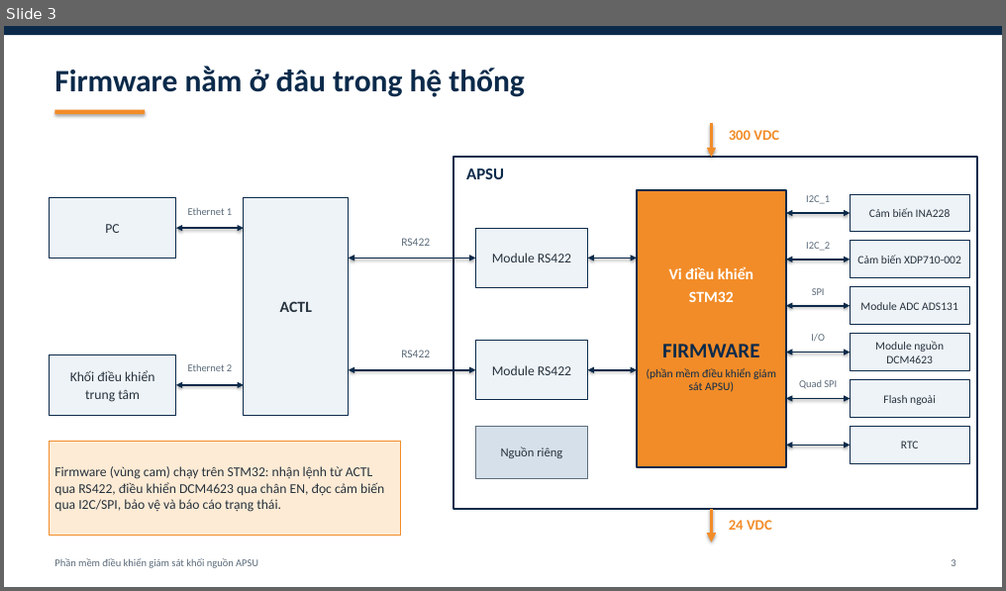
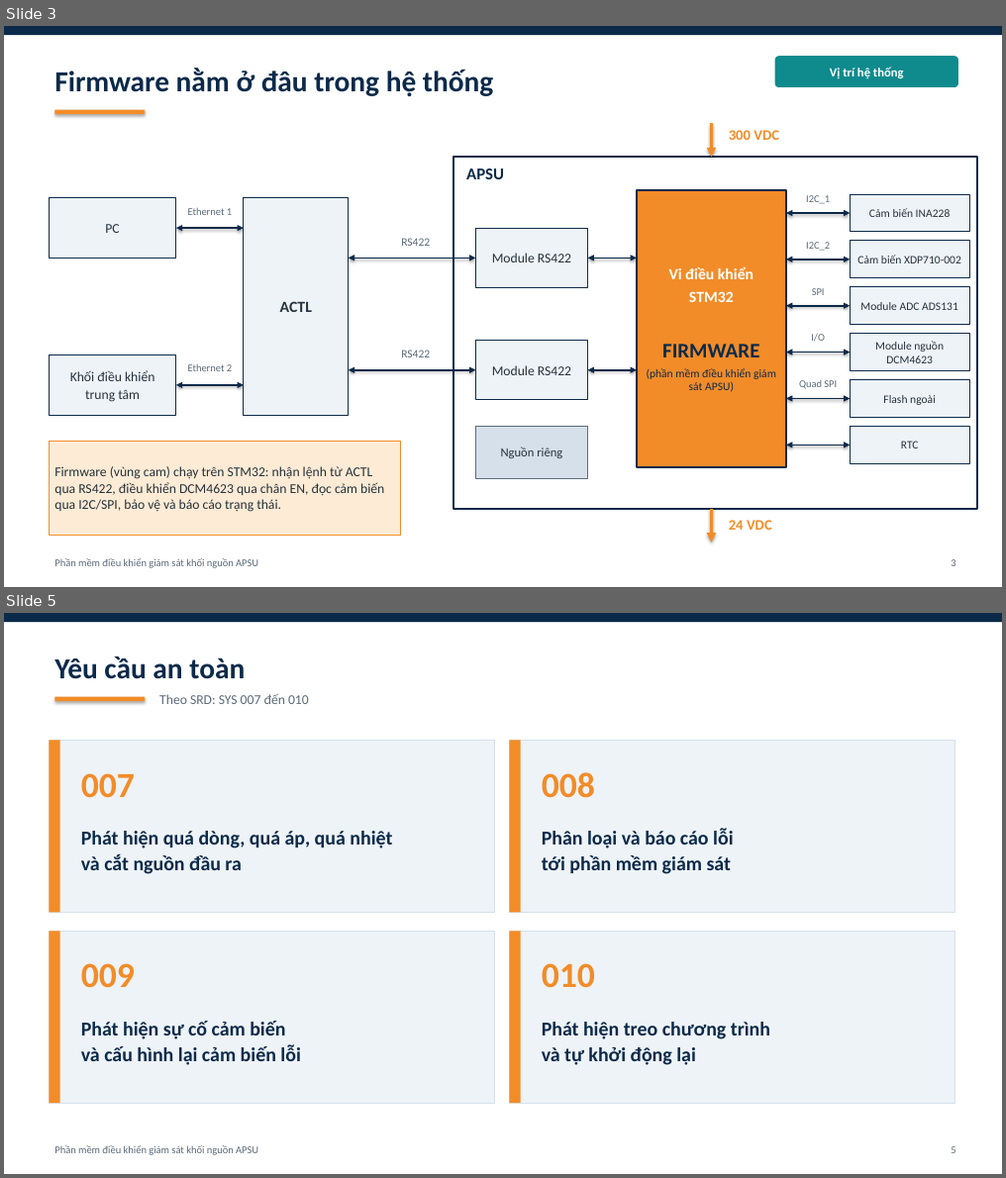
Before and after one commit to yuhneyugnnnn221103/PSU-Firmware, a slide deck: docs/APSU_firmware_tong_quan.pptx. Shown one above the other, each under a label of ours: slide 3 before the commit, slides 3 and 5 after it; the slides between them are not shown. The pictures are 1006x591 and 1006x1178 pixels, drawn with LibreOffice and Linux fonts; fonts in the diff are those of the drawing. Boxes give left, top, right and bottom in pixels: in the first picture for what was removed or moved away, otherwise in the second. Text is boxed around its words. In the diff, an @@ line names an element or a change of style, - is before the commit and + after.

```diff
--- a/docs/APSU_firmware_tong_quan.pptx
+++ b/docs/APSU_firmware_tong_quan.pptx
@@ slide 5 added at box(4, 613, 1002, 1174), background #FFFFFF @@
@@ rectangle added at box(4, 613, 1002, 622), fill #0B2A4A @@
@@ text added at box(54, 657, 245, 679), 28 pt, text #0B2A4A, bold @@
+Yêu cầu an toàn
@@ rectangle added at box(54, 697, 145, 701), fill #F28C28 @@
@@ text added at box(159, 694, 309, 704), 13 pt, text #5B6B7A @@
+Theo SRD: SYS 007 đến 010
@@ rectangle added at box(49, 741, 494, 912), fill #EEF3F7, outline #D5E0EA 1 pt @@
@@ rectangle added at box(49, 741, 60, 912), fill #F28C28 @@
@@ rectangle added at box(509, 741, 954, 912), fill #EEF3F7, outline #D5E0EA 1 pt @@
@@ rectangle added at box(509, 741, 521, 912), fill #F28C28 @@
@@ text added at box(81, 773, 135, 798), 34 pt, text #F28C28, bold @@
+007
@@ text added at box(542, 772, 595, 798), 34 pt, text #F28C28, bold @@
+008
@@ text added at box(81, 831, 392, 874), 19 pt, text #0B2A4A, bold @@
+Phát hiện quá dòng, quá áp, quá nhiệt
+và cắt nguồn đầu ra
@@ text added at box(542, 829, 733, 874), 19 pt, text #0B2A4A, bold @@
+Phân loại và báo cáo lỗi
+tới phần mềm giám sát
@@ rectangle added at box(49, 931, 494, 1103), fill #EEF3F7, outline #D5E0EA 1 pt @@
@@ rectangle added at box(49, 931, 60, 1103), fill #F28C28 @@
@@ rectangle added at box(509, 931, 954, 1103), fill #EEF3F7, outline #D5E0EA 1 pt @@
@@ rectangle added at box(509, 931, 521, 1103), fill #F28C28 @@
@@ text added at box(81, 963, 135, 988), 34 pt, text #F28C28, bold @@
+009
@@ text added at box(542, 963, 595, 988), 34 pt, text #F28C28, bold @@
+010
@@ text added at box(81, 1021, 300, 1065), 19 pt, text #0B2A4A, bold @@
+Phát hiện sự cố cảm biến
+và cấu hình lại cảm biến lỗi
@@ text added at box(542, 1022, 770, 1065), 19 pt, text #0B2A4A, bold @@
+Phát hiện treo chương trình
+và tự khởi động lại
@@ text added at box(54, 1146, 258, 1156), 10 pt, text #5B6B7A @@
+Phần mềm điều khiển giám sát khối nguồn APSU
@@ text added at box(950, 1147, 955, 1154), 10 pt, text #5B6B7A @@
+5
@@ slide 3 changed as well @@
@@ text "Firmware nằm ở đâu trong ..." at box(54, 68, 493, 97): size 30 to 28 pt @@
@@ rounded rectangle added at box(775, 56, 958, 87), fill #0F8B8D, 12 pt, text #FFFFFF, bold @@
+Vị trí hệ thống
```
Also in this commit, not shown: 10 other slides changed, 22 other slides added.
